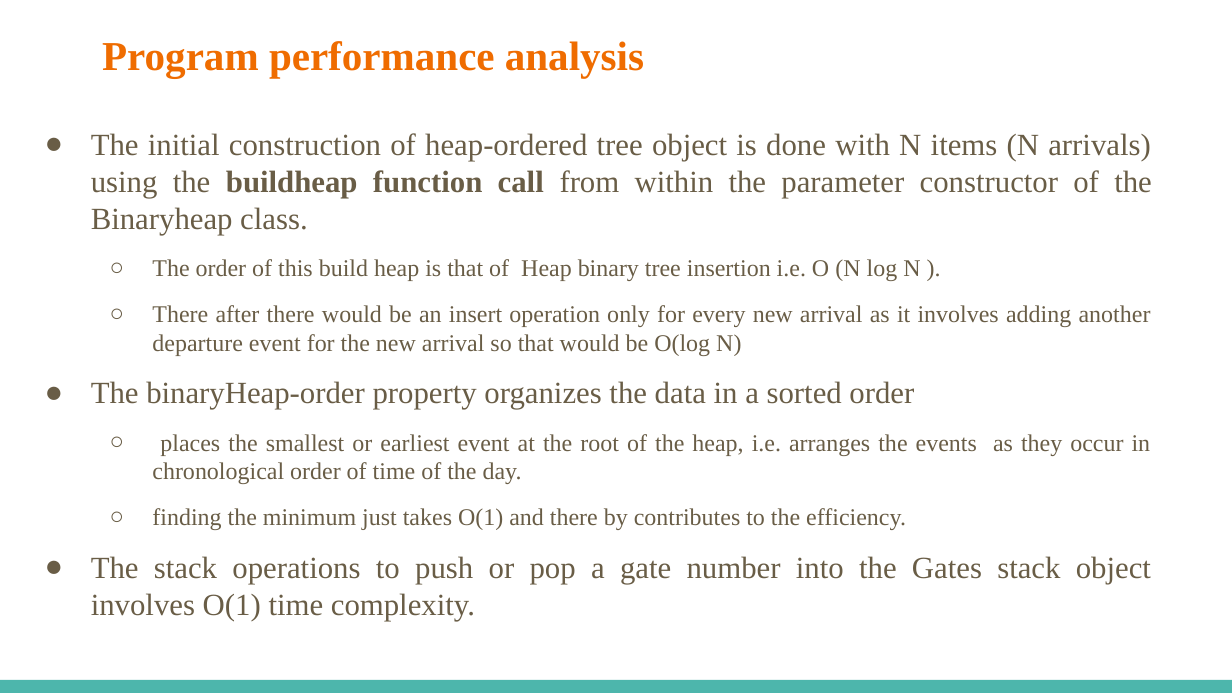
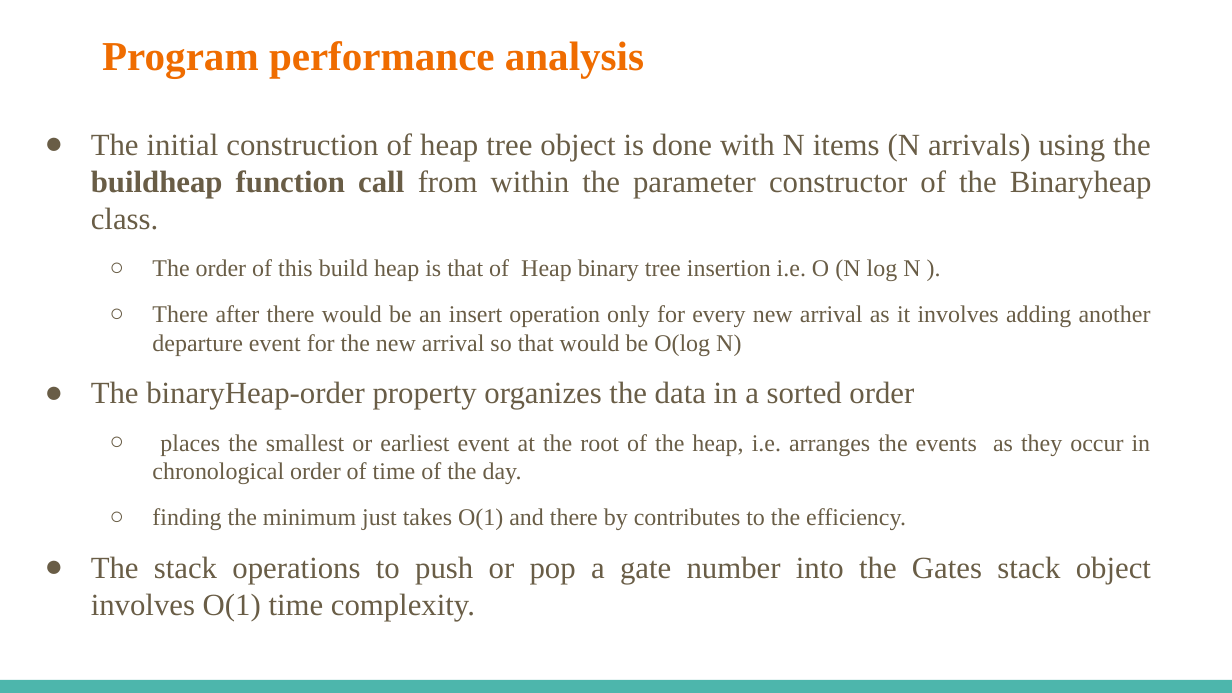
Before and after one commit to githubtvp/L2MX13, a slide deck: slide 15 of DSAsgn5Final/DSAsgmtPpt.pptx (slide 14 before the commit). Drawn at 1232x693 pixels with LibreOffice and Linux fonts; fonts in the diff are those of the drawing. Boxes give left, top, right and bottom in pixels: in the first picture for what was removed or moved away, otherwise in the second. Text is boxed around its words. In the diff, an @@ line names an element or a change of style, - is before the commit and + after.

```diff
--- a/DSAsgn5Final/DSAsgmtPpt.pptx
+++ b/DSAsgn5Final/DSAsgmtPpt.pptx
@@ text at (x1=91, y1=133, x2=1152, y2=230): text changed @@
-● The initial construction of heap-ordered tree object is done with N items (N arrivals) using the buildheap function call from within the parameter constructor of the Binaryheap class.
+● The initial construction of heap tree object is done with N items (N arrivals) using the buildheap function call from within the parameter constructor of the Binaryheap class.
```
Also in this commit, not shown: 1 other slide changed, 1 slide added, 4 other files.
